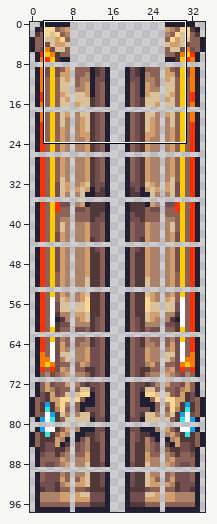
Sprite sheet, stored at Assets/Tiles/Vitric/EntranceDoor.png. Above, an overview of the earlier version with the close-up marked.
Close-up. Before the commit:
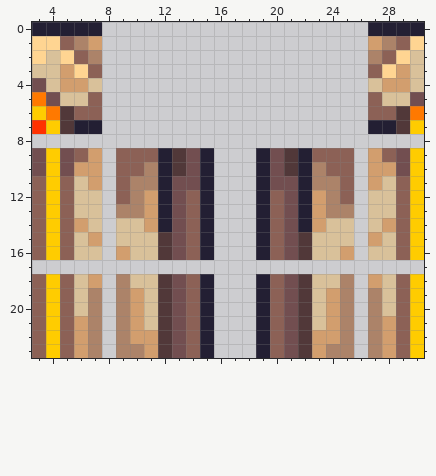
The file is 66x196 pixels, drawn in blocks of 2x2; one block is one cell here. Shown: x 3..30, y 0..23. The old version is drawn lined up with the new one.
After the commit:
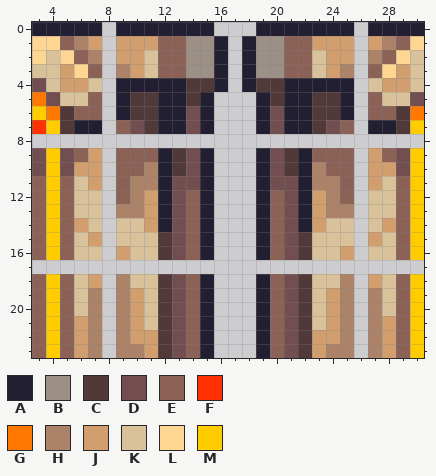
Palette (. is transparent): A #231f33  B #9c8f85  C #513839  D #724e50  E #8c6156  F #ff3100  G #ff7900  H #ac8369  J #d29e6e  K #d9c19a  L #ffd592  M #ffcc00
From old to new:
canvas 33x98 -> 35x98; drawings rearranged on the sheet (the old picture shows each at its new place; 1 dropped ones are not shown)
@@ x 3..30 @@
- 0 AAAAA...................AAAA
- 1 LLEHJ...................JHEL
- 2 LKLEH...................HELK
- 3 KKJLE...................ELJK
- 4 DKJJK...................KJJK
- 5 GDKKE...................EKKD
- 6 MGCEE...................EECG
- 7 FMCAA...................AACM
+ 0 AAAAA.AAAAAAA...AAAAAAA.AAAA
+ 1 LLEHJ.JJJEEBBA.ABBEEJJJ.JHEL
+ 2 LKLEH.JJKEEBBA.ABBEEKJJ.HELK
+ 3 KKJLE.HJKEEBBA.ABBEEKJH.ELJK
+ 4 DKJJK.AAAAACCA.ACCAAAAA.KJJK
+ 5 GDKKE.ACCAACA...ACAACCA.EKKD
+ 6 MGCEE.ACCAADA...ADAACCA.EECG
+ 7 FMCAA.EDCAADA...ADAACDE.AACM
  8 ............................
Where, in picture pixels (left, top, right, bottom), the same in both close-ups:
added: (116, 22, 354, 134)
